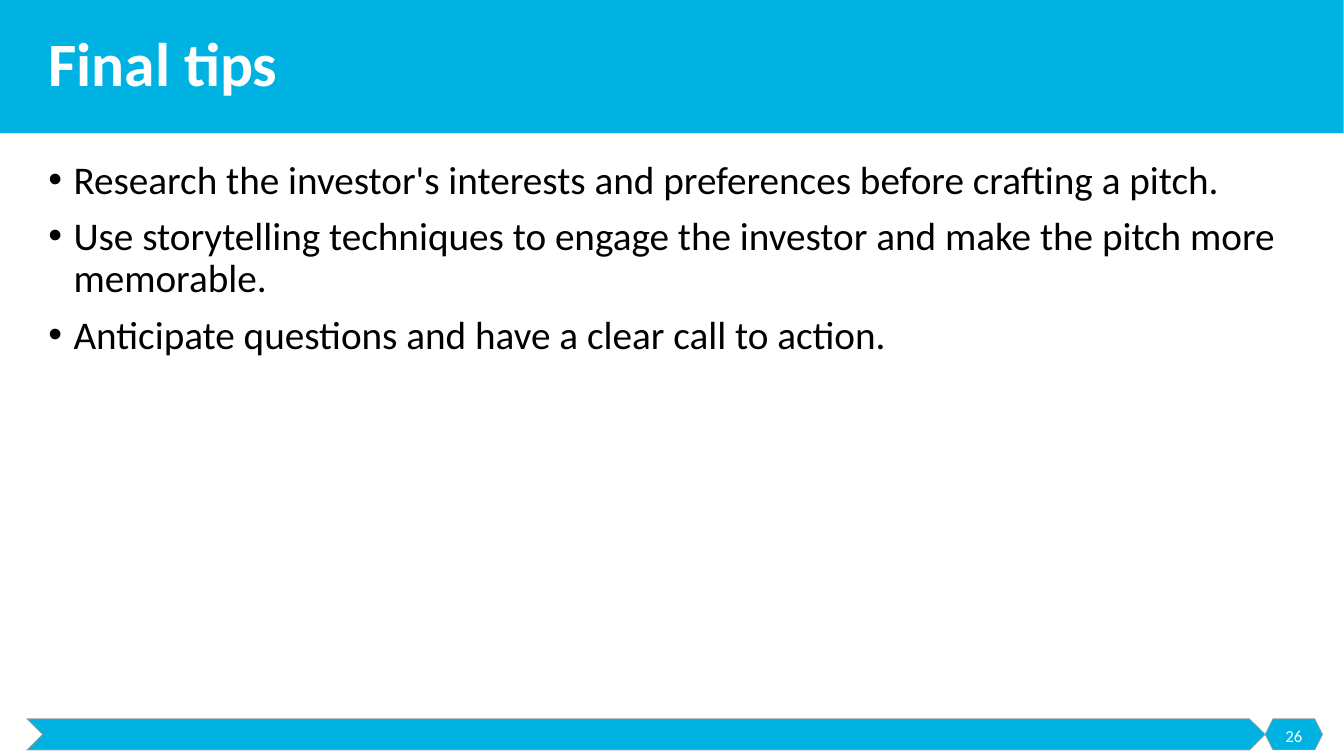
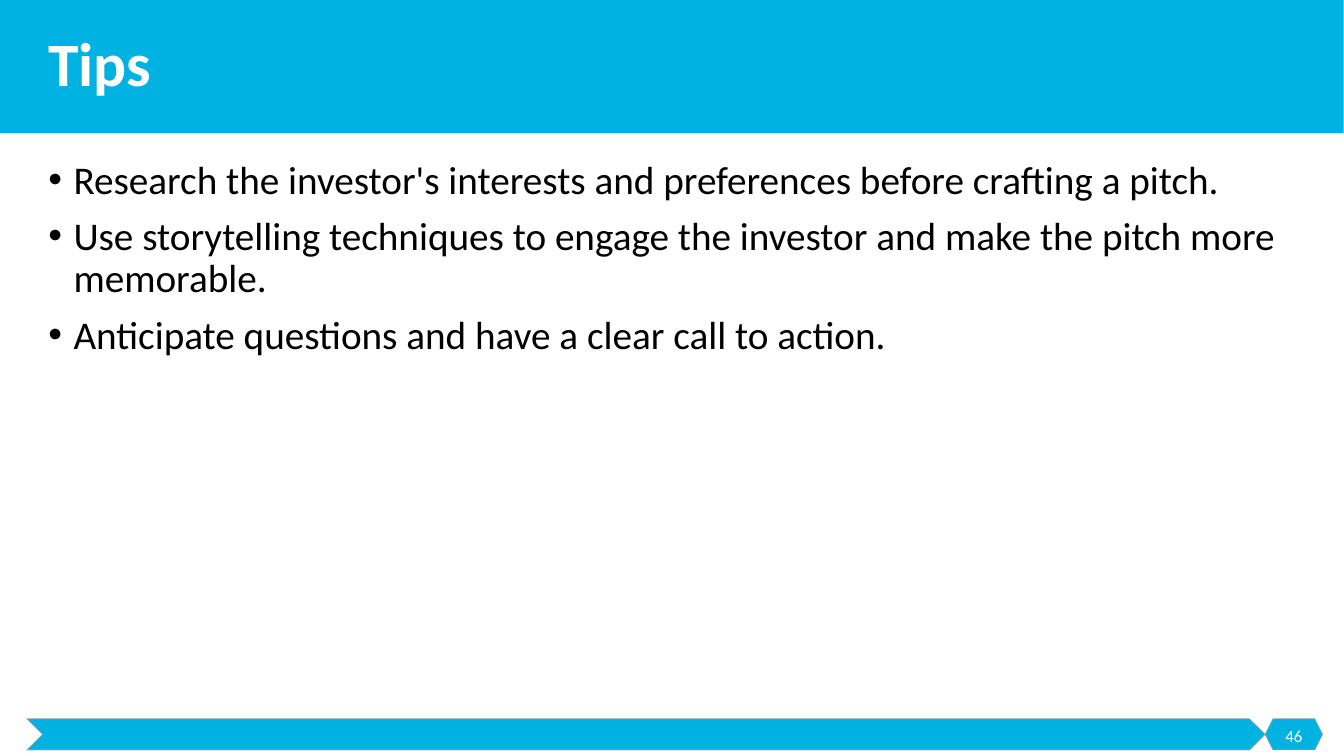
Before and after one commit to malenezi/malenezi, a slide deck: slide 46 of SE495/Lectures/5-Securing Funding/Securing Funding.pptx (slide 26 before the commit). Drawn at 1344x756 pixels with LibreOffice and Linux fonts; fonts in the diff are those of the drawing. Boxes give left, top, right and bottom in pixels: in the first picture for what was removed or moved away, otherwise in the second. Text is boxed around its words. In the diff, an @@ line names an element or a change of style, - is before the commit and + after.

```diff
--- a/SE495/Lectures/5-Securing Funding/Securing Funding.pptx
+++ b/SE495/Lectures/5-Securing Funding/Securing Funding.pptx
@@ title at [48,42,151,96]: text changed @@
-Final tips
+Tips
@@ page number at [1285,730,1302,742]: text changed @@
-26
+46
```
Also in this commit, not shown: 1 other slide changed, 20 slides added, 1 other file.
